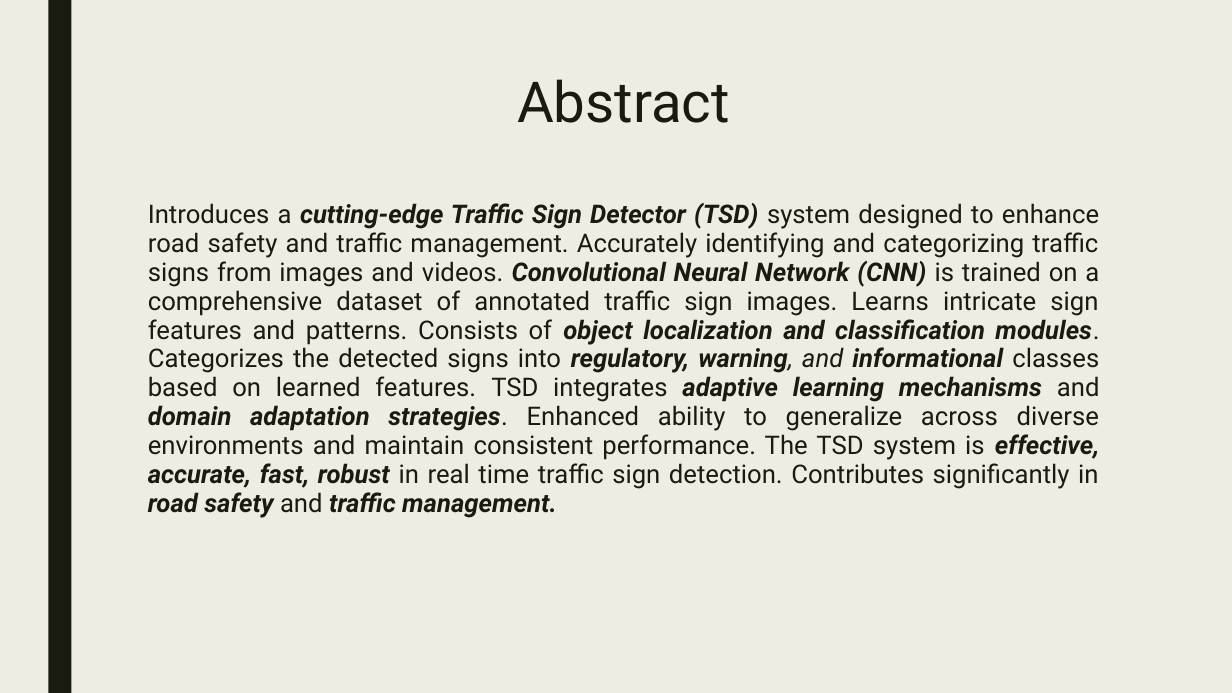
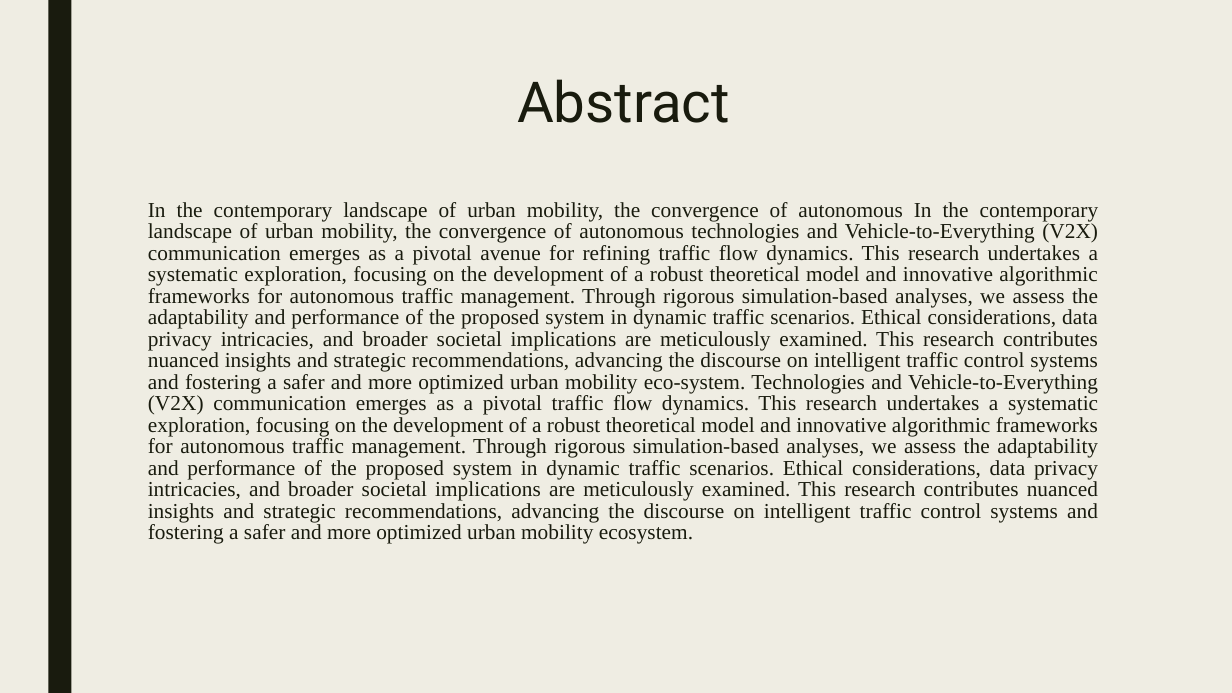
Before and after one commit to ADITYAz2002/Minor-Project, a slide deck: slide 3 of Zeroth Review 2.pptx. Drawn at 1232x693 pixels with LibreOffice and Linux fonts; fonts in the diff are those of the drawing. Boxes give left, top, right and bottom in pixels: in the first picture for what was removed or moved away, otherwise in the second. Text is boxed around its words. In the diff, an @@ line names an element or a change of style, - is before the commit and + after.

```diff
--- a/Zeroth Review 2.pptx
+++ b/Zeroth Review 2.pptx
@@ text at <box>148,202,1099,544</box>: text changed; size 20 to 16.6 pt; font Roboto to Times New Roman @@
-Introduces a cutting-edge Traffic Sign Detector (TSD) system designed to enhance road safety and traffic management. Accurately identifying and categorizing traffic signs from images and videos. Convolutional Neural Network (CNN) is trained on a comprehensive dataset of annotated traffic sign images. Learns intricate sign features and patterns. Consists of object localization and classification modules. Categorizes the detected signs into regulatory, warning, and informational classes based on learned features. TSD integrates adaptive learning mechanisms and domain adaptation strategies. Enhanced ability to generalize across diverse environments and maintain consistent performance. The TSD system is effective, accurate, fast, robust in real time traffic sign detection. Contributes significantly in road safety and traffic management.
+In the contemporary landscape of urban mobility, the convergence of autonomous In the contemporary landscape of urban mobility, the convergence of autonomous technologies and Vehicle-to-Everything (V2X) communication emerges as a pivotal avenue for refining traffic flow dynamics. This research undertakes a systematic exploration, focusing on the development of a robust theoretical model and innovative algorithmic frameworks for autonomous traffic management. Through rigorous simulation-based analyses, we assess the adaptability and performance of the proposed system in dynamic traffic scenarios. Ethical considerations, data privacy intricacies, and broader societal implications are meticulously examined. This research contributes nuanced insights and strategic recommendations, advancing the discourse on intelligent traffic control systems and fostering a safer and more optimized urban mobility eco-system. Technologies and Vehicle-to-Everything (V2X) communication emerges as a pivotal traffic flow dynamics. This research undertakes a systematic exploration, focusing on the development of a robust theoretical model and innovative algorithmic frameworks for autonomous traffic management. Through rigorous simulation-based analyses, we assess the adaptability and performance of the proposed system in dynamic traffic scenarios. Ethical considerations, data privacy intricacies, and broader societal implications are meticulously examined. This research contributes nuanced insights and strategic recommendations, advancing the discourse on intelligent traffic control systems and fostering a safer and more optimized urban mobility ecosystem.
```
Also in this commit, not shown: 4 other slides changed, 3 slides added, 6 slides removed, 15 other files.
